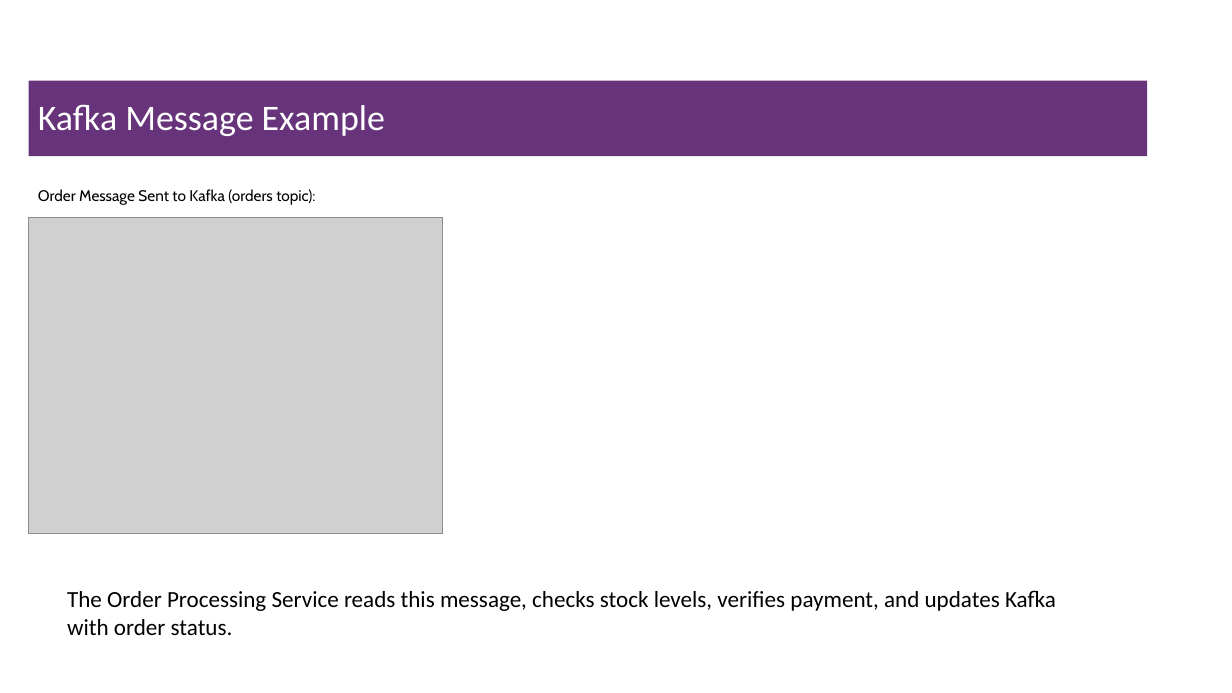
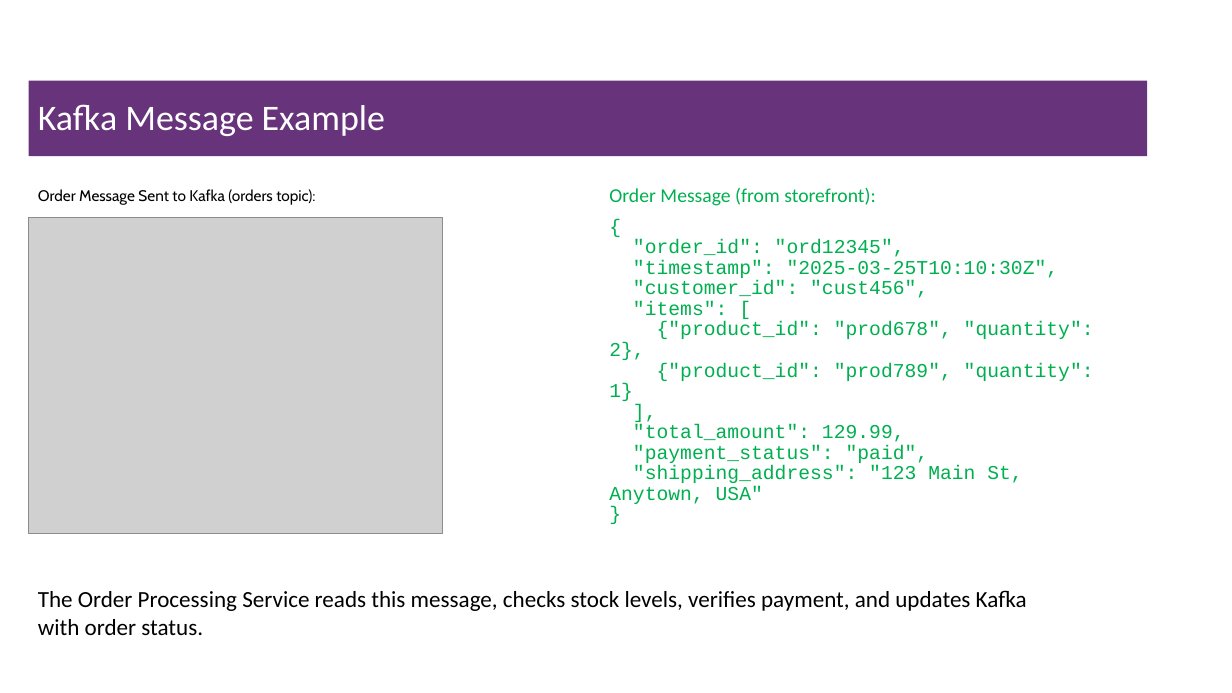
Before and after one commit to msfasha/307401-Big-Data, a slide deck: slide 28 of 20243/section_2_introduction_to_hadoop_eco_system/2-Introduction to Hadoop Eco System.pptx (slide 25 before the commit). Drawn at 1232x693 pixels with LibreOffice and Linux fonts; fonts in the diff are those of the drawing; grey boxes stand for pictures; background and template pictures are left out. Boxes give left, top, right and bottom in pixels: in the first picture for what was removed or moved away, otherwise in the second. Text is boxed around its words. In the diff, an @@ line names an element or a change of style, - is before the commit and + after.

```diff
--- a/20243/section_2_introduction_to_hadoop_eco_system/2-Introduction to Hadoop Eco System.pptx
+++ b/20243/section_2_introduction_to_hadoop_eco_system/2-Introduction to Hadoop Eco System.pptx
@@ text added at [609, 188, 1094, 506], 15.3 pt, text #00B050 @@
+Order Message (from storefront):
+{
+"order_id": "ord12345",
+"timestamp": "2025-03-25T10:10:30Z",
+"customer_id": "cust456",
+"items": [
+{"product_id": "prod678", "quantity": 2},
+{"product_id": "prod789", "quantity": 1}
+],
+"total_amount": 129.99,
+"payment_status": "paid",
+"shipping_address": "123 Main St, Anytown, USA"
+}
@@ text "The Order Processing Service reads ...": place and size @@
-text "The Order Processing Service reads ..." at [67, 590, 1056, 635]
+text "The Order Processing Service reads ..." at [38, 590, 1027, 635]
```
Also in this commit, not shown: 16 other slides changed, 6 slides added, 2 slides removed, 2 other files.
